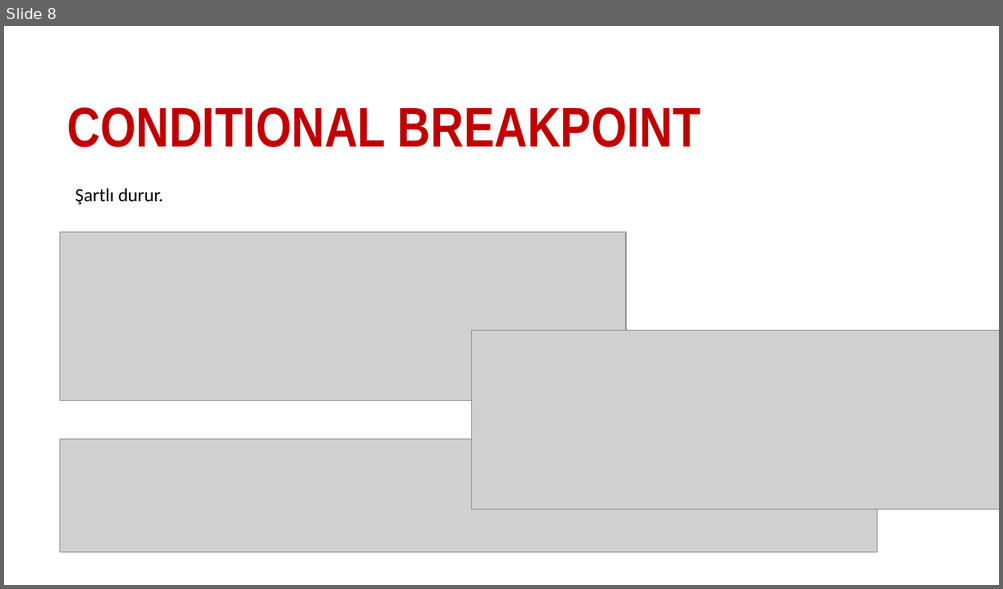
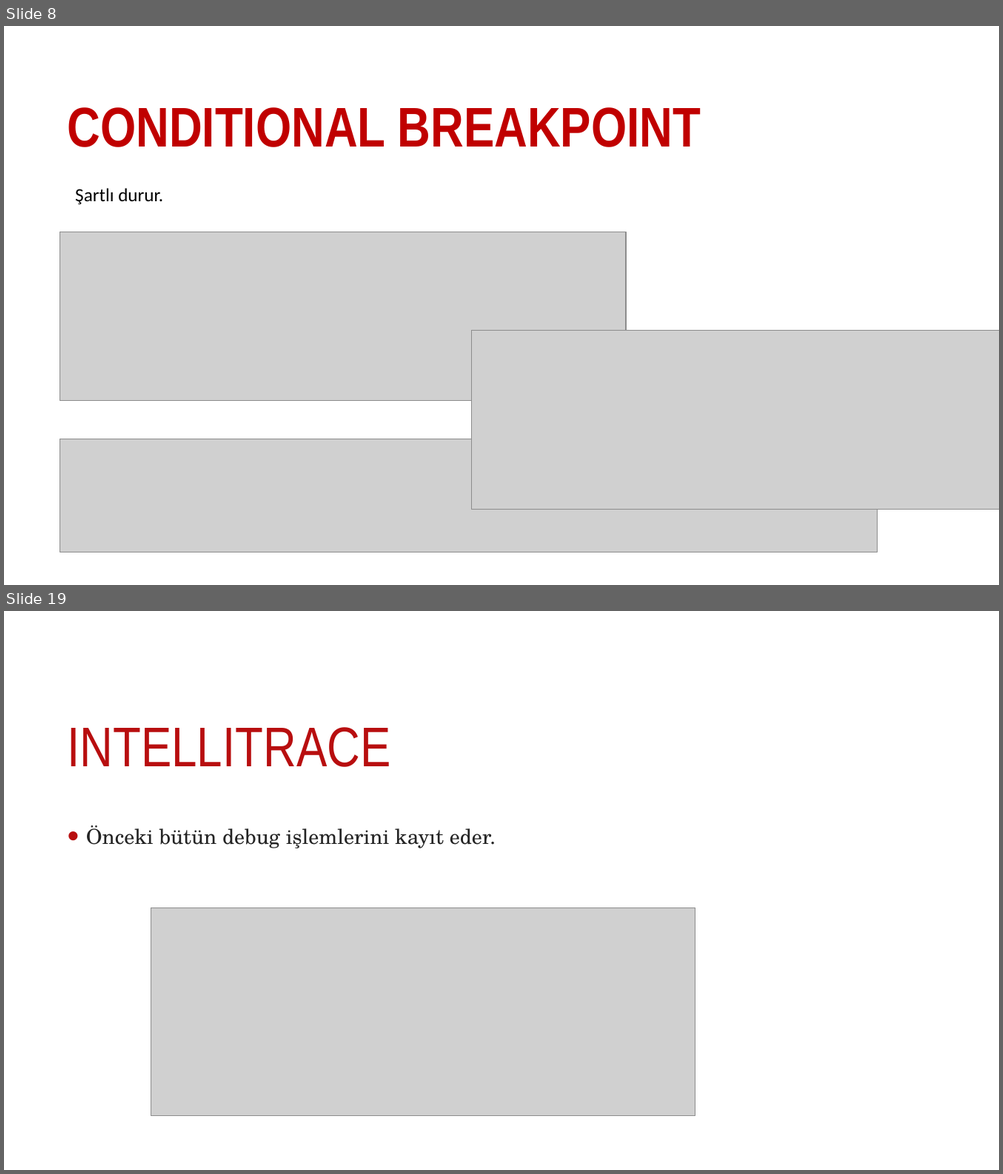
Before and after one commit to sametozalp/staj, a slide deck: debug.pptx. Shown one above the other, each under a label of ours: slide 8 before the commit, slides 8 and 19 after it; the slides between them are not shown. The pictures are 1003x589 and 1003x1174 pixels, drawn with LibreOffice and Linux fonts; fonts in the diff are those of the drawing; grey boxes stand for pictures; background and template pictures are left out. Boxes give left, top, right and bottom in pixels: in the first picture for what was removed or moved away, otherwise in the second. Text is boxed around its words. In the diff, an @@ line names an element or a change of style, - is before the commit and + after.

```diff
--- a/debug.pptx
+++ b/debug.pptx
@@ slide 19 added at <box>4,611,999,1170</box>, background picture (left out) @@
@@ title added at <box>67,727,390,767</box>, 54 pt, text #B80E0F @@
+INTELLITRACE
@@ text added at <box>86,826,495,849</box>, 20 pt, text #242424 @@
+• Önceki bütün debug işlemlerini kayıt eder.
@@ picture added at <box>151,908,695,1116</box> @@
```
Also in this commit, not shown: 1 slide changed, 10 other slides added, 20 other files.
